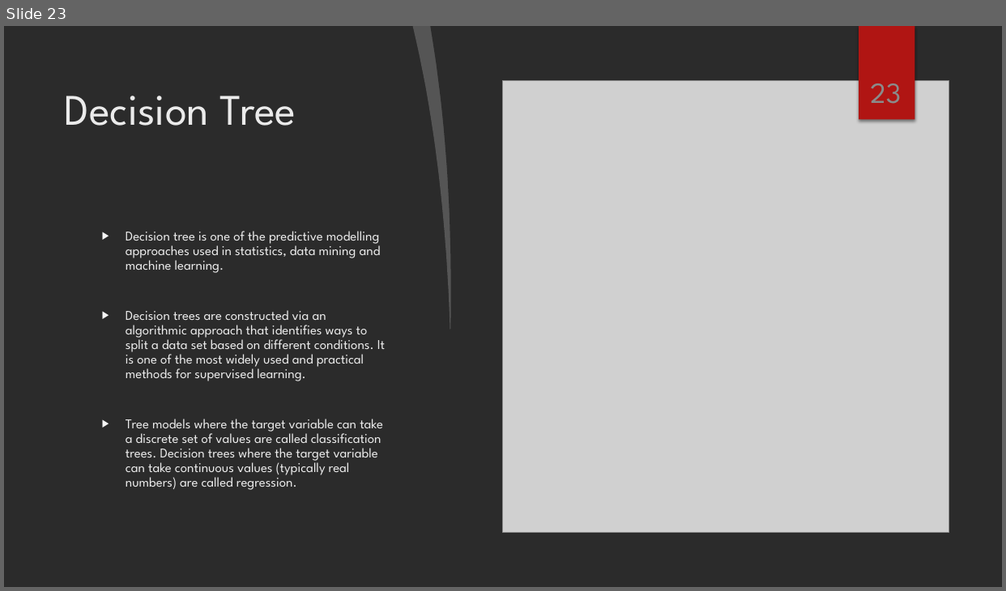
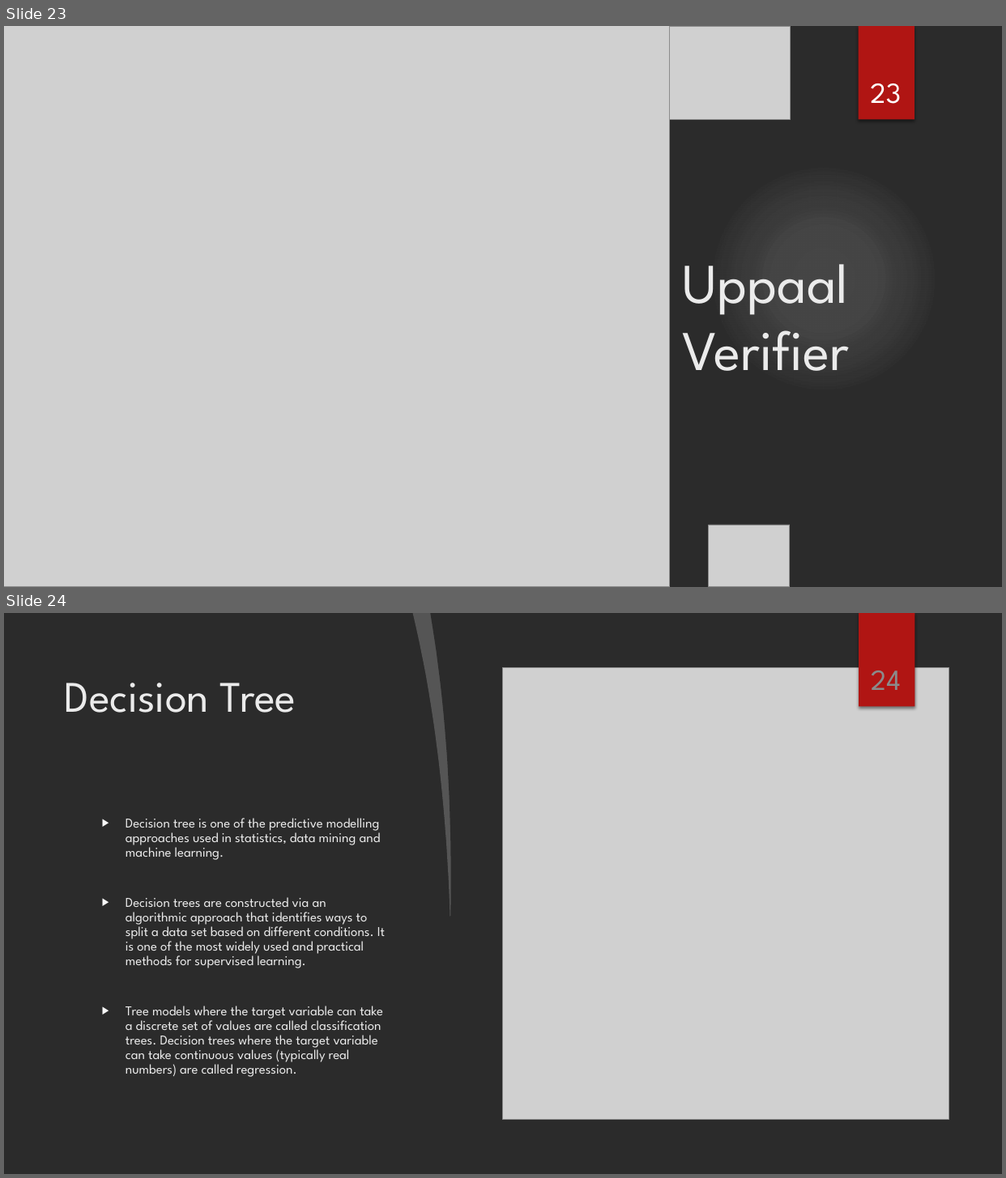
Before and after one commit to krupa1106/TheDarkKnights-MechatronicsPeoject, a slide deck: Rescue Bot- Team The Dark Knights.pptx. Shown one above the other, each under a label of ours: slide 23 before the commit, slides 23 and 24 after it. The pictures are 1006x591 and 1006x1178 pixels, drawn with LibreOffice and Linux fonts; fonts in the diff are those of the drawing; grey boxes stand for pictures; background and template pictures are left out; a plain dark background stands for a picture behind light text. Boxes give left, top, right and bottom in pixels: in the first picture for what was removed or moved away, otherwise in the second. Text is boxed around its words. In the diff, an @@ line names an element or a change of style, - is before the commit and + after.

Commit message:
Final PPT

```diff
--- a/Rescue Bot- Team The Dark Knights.pptx
+++ b/Rescue Bot- Team The Dark Knights.pptx
@@ slide 23 added at (x1=4, y1=26, x2=1002, y2=587), background picture (left out) @@
@@ picture added at (x1=4, y1=26, x2=670, y2=587) @@
@@ picture added at (x1=659, y1=26, x2=790, y2=120) @@
@@ rectangle added at (x1=859, y1=26, x2=914, y2=120), fill #B01513 @@
@@ page number added at (x1=870, y1=84, x2=901, y2=104), 28 pt, text #FFFFFF @@
+23
@@ ellipse added at (x1=709, y1=163, x2=939, y2=394), fill gradient #F3F3F3 @@
@@ ellipse added at (x1=709, y1=163, x2=939, y2=394), fill gradient #F3F3F3 @@
@@ picture added at (x1=4, y1=245, x2=334, y2=587) @@
@@ picture added at (x1=4, y1=263, x2=128, y2=456) @@
@@ title added at (x1=683, y1=264, x2=850, y2=371), 54 pt, text #EBEBEB @@
+Uppaal Verifier
@@ picture added at (x1=709, y1=525, x2=790, y2=587) @@
@@ what was slide 23 is now slide 24 @@
@@ page number at (x1=871, y1=671, x2=901, y2=690): text changed @@
-23
+24
```
